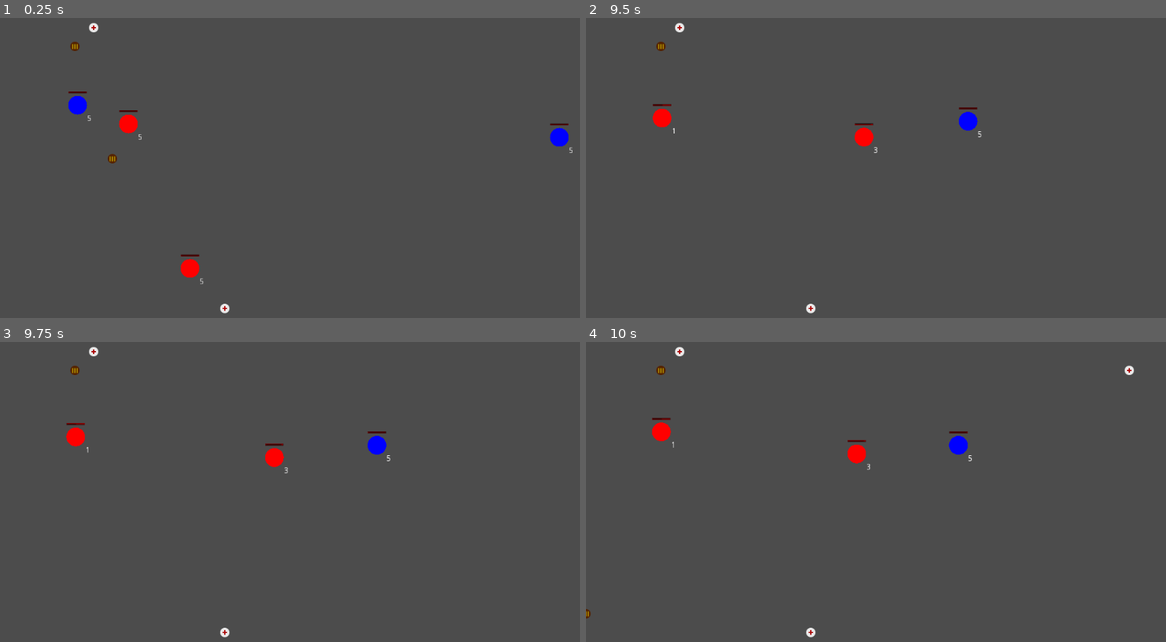
Above: before the commit, frames 1-4 (two rows, left to right).
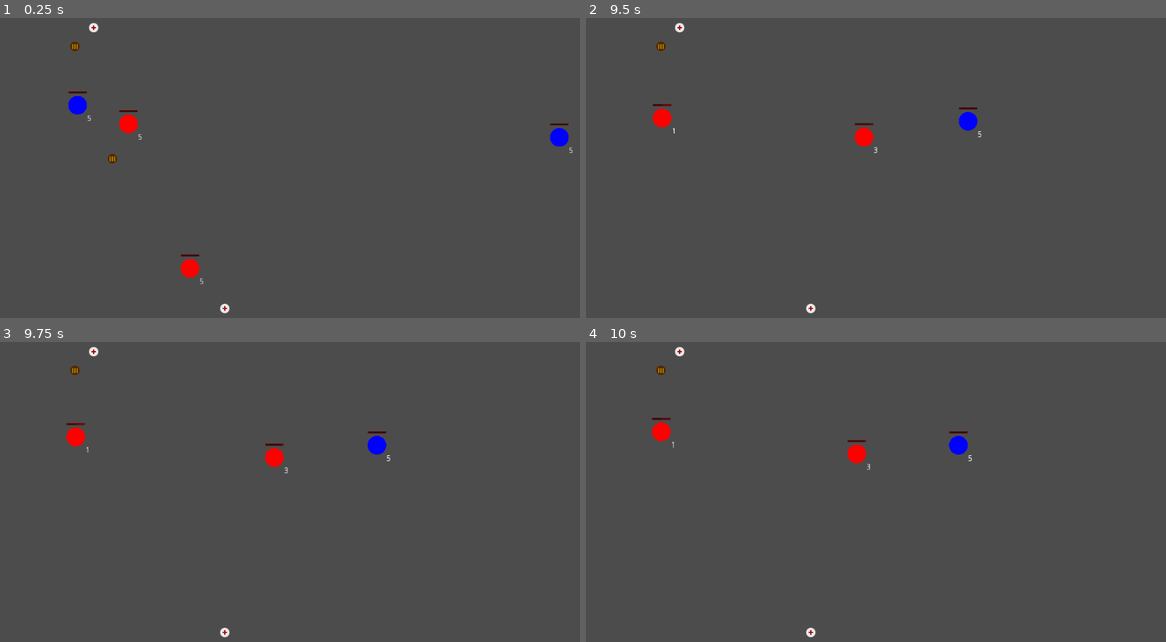
Above: after the commit, the same moments.

Repository: Nabiz/ZombieGameAI
Game: Godot game, scene res://Main.tscn
Same seed, same stepped clock (60 frames per second), same inputs: the game is played once before the commit and once after it.
Inputs:
- Up to frame 1 (0.25 s): no input
- Up to frame 2 (9.5 s): no input
- Up to frame 3 (9.75 s): no input
- Up to frame 4 (10 s): no input

Frames 1-3 are identical in both runs. In frame 4, less than 0.1% of the frame differs, in the area x 0-95%, y 7-93%.

Commit message:
remove debug prints

Diff:
--- a/BotShooter/Bot.gd
+++ b/BotShooter/Bot.gd
@@ -62,16 +62,14 @@
 	if state == "aid":
 		for v in Utils.graph.vertices:
 			if v.info == "aid":
-				print("LECZONKO")
 				return v
 	elif state == "bullet":
 		for v in Utils.graph.vertices:
 			if v.info == "bullet":
-				print("DUPCIA")
 				return v
 	elif state == "wander":
 		return Utils.graph.vertices[randi() % len(Utils.graph.vertices)]
-	return Utils.graph.vertices[randi() % len(Utils.graph.vertices)]
+	return Utils.graph.get_vertex(vertex)
 
 func _process(delta):
 	update_state()
--- a/BotShooter/Main.gd
+++ b/BotShooter/Main.gd
@@ -19,4 +19,4 @@
 	var v2 = Utils.graph.vertices[randi() % len(Utils.graph.vertices)]
 	v.change_info("aid")
 	v2.change_info("bullet")
-	$AidTimer.start(10)
+	$AidTimer.start(20)
--- a/BotShooter/Main.tscn
+++ b/BotShooter/Main.tscn
@@ -63,7 +63,7 @@
 team = 1
 
 [node name="AidTimer" type="Timer" parent="."]
-wait_time = 10.0
+wait_time = 20.0
 autostart = true
 
 [connection signal="timeout" from="AidTimer" to="." method="_on_AidTimer_timeout"]
